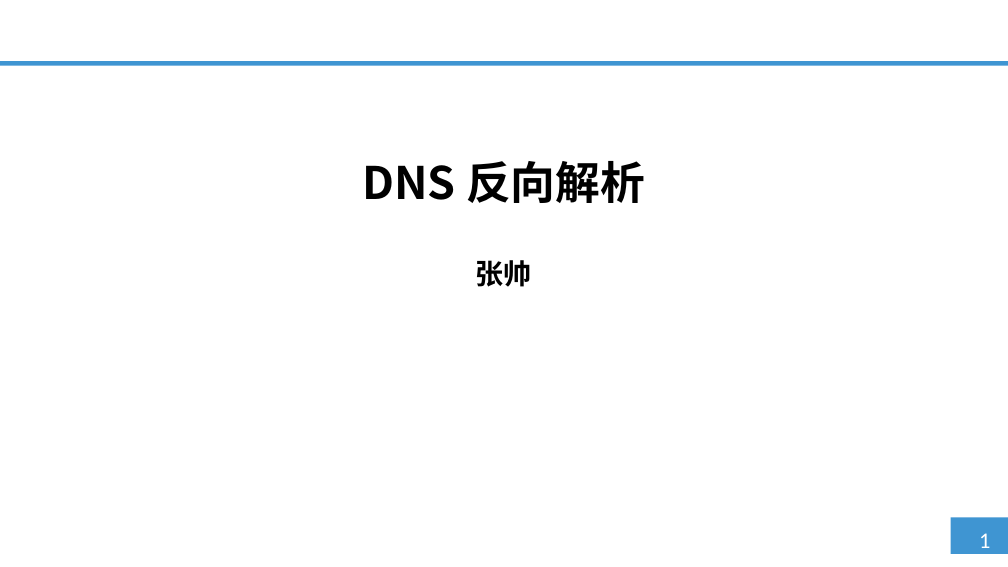
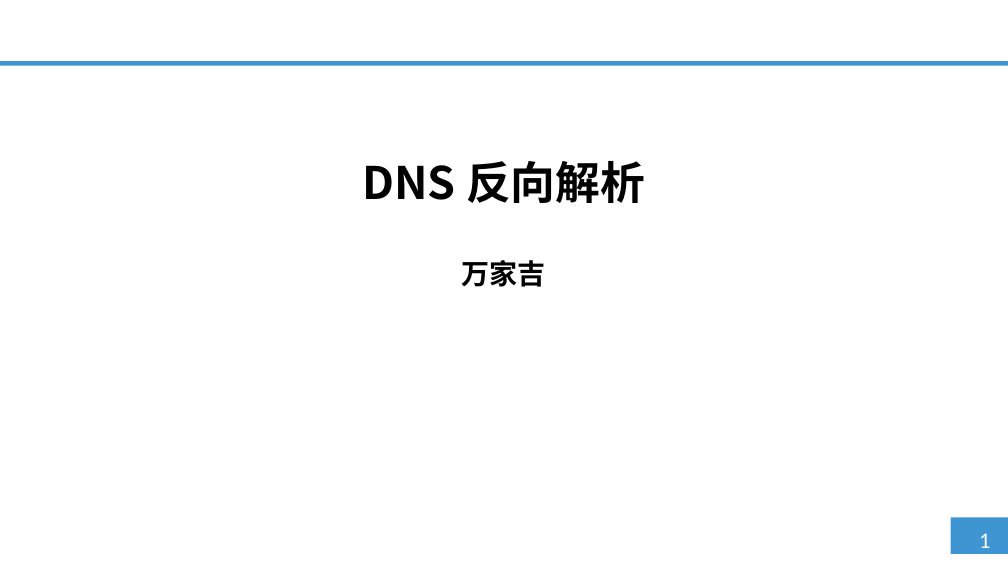
Before and after one commit to hhhhzhiyuan/bawei, a slide deck: slide 1 of 云架构实战/第二单元 DNS服务（一）/PPT/02.DNS反向解析.pptx. Drawn at 1008x567 pixels with LibreOffice and Linux fonts; fonts in the diff are those of the drawing; background and template pictures are left out. Boxes give left, top, right and bottom in pixels: in the first picture for what was removed or moved away, otherwise in the second. Text is boxed around its words. In the diff, an @@ line names an element or a change of style, - is before the commit and + after.

```diff
--- a/云架构实战/第二单元 DNS服务（一）/PPT/02.DNS反向解析.pptx
+++ b/云架构实战/第二单元 DNS服务（一）/PPT/02.DNS反向解析.pptx
@@ subtitle at box(462, 260, 546, 287): text changed @@
-张帅
+万家吉
```
Also in this commit, not shown: 19 other files.
